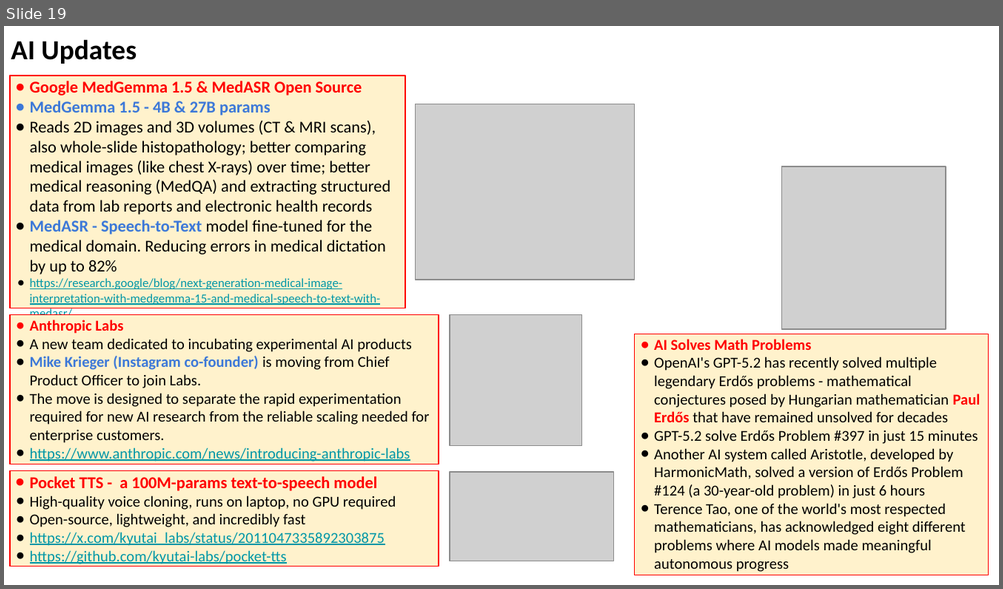
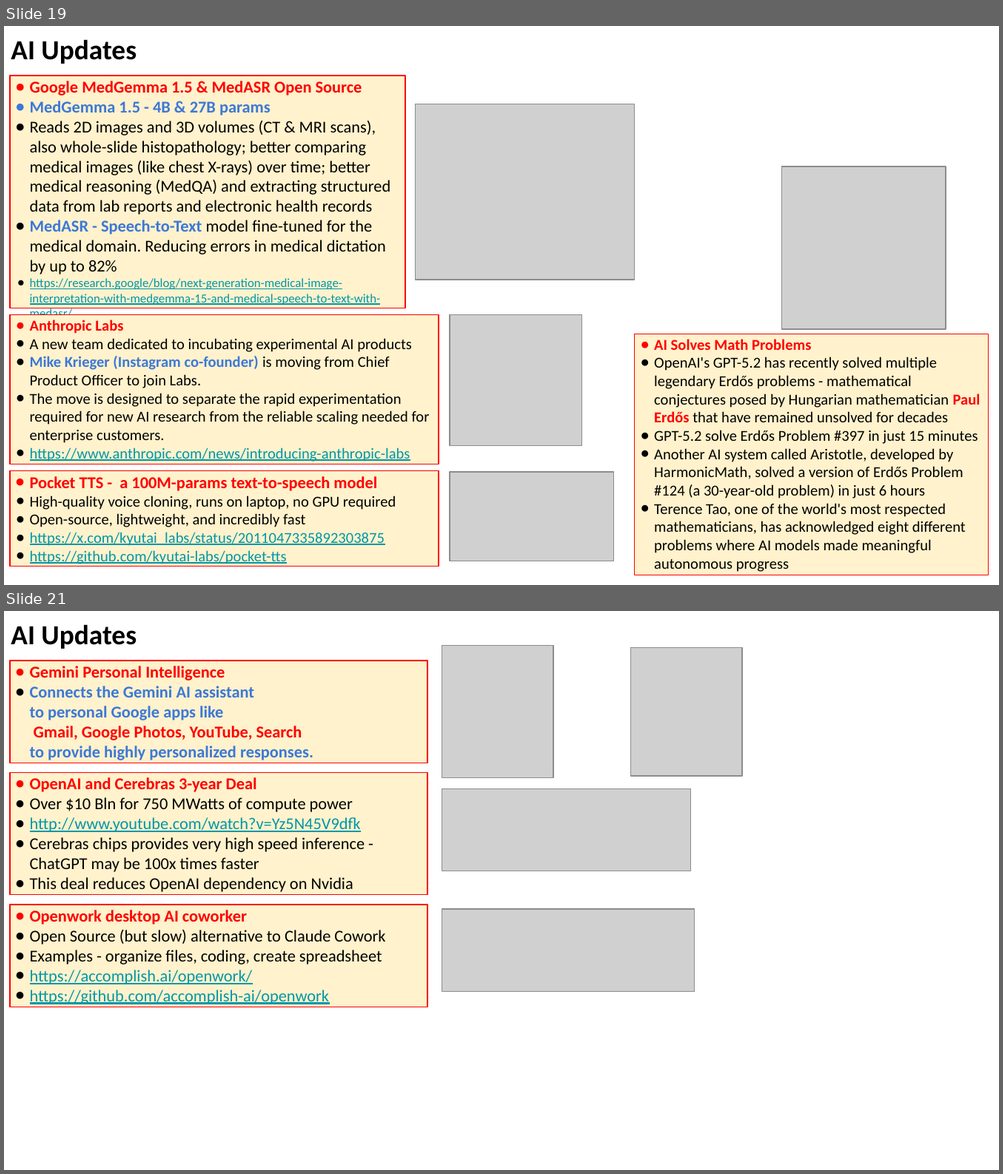
Before and after one commit to lselector/seminar, a slide deck: 2026/2026-01-16-AI-Updates.pptx. Shown one above the other, each under a label of ours: slide 19 before the commit, slides 19 and 21 after it; the slides between them are not shown. The pictures are 1003x589 and 1003x1174 pixels, drawn with LibreOffice and Linux fonts; fonts in the diff are those of the drawing; grey boxes stand for pictures. Boxes give left, top, right and bottom in pixels: in the first picture for what was removed or moved away, otherwise in the second. Text is boxed around its words. In the diff, an @@ line names an element or a change of style, - is before the commit and + after.

```diff
--- a/2026/2026-01-16-AI-Updates.pptx
+++ b/2026/2026-01-16-AI-Updates.pptx
@@ slide 21 added at [4,611,999,1170], background #FFFFFF @@
@@ text added at [11,624,136,649], 20 pt, text #000000, bold @@
+AI Updates
@@ picture added at [441,646,553,778] @@
@@ picture added at [631,648,742,776] @@
@@ rectangle added at [10,661,428,763], fill #FFF2CC, outline #FF0000 0.75 pt, 12 pt, text #3C78D8, bold @@
+● Gemini Personal Intelligence
+● Connects the Gemini AI assistant
+  to personal Google apps like
+  Gmail, Google Photos, YouTube, Search
+  to provide highly personalized responses.
@@ rectangle added at [10,772,428,894], fill #FFF2CC, outline #FF0000 0.75 pt, 12 pt, text #000000 @@
+● OpenAI and Cerebras 3-year Deal
+● Over $10 Bln for 750 MWatts of compute power
+● http://www.youtube.com/watch?v=Yz5N45V9dfk
+● Cerebras chips provides very high speed inference - ChatGPT may be 100x times faster
+● This deal reduces OpenAI dependency on Nvidia
@@ picture added at [441,789,690,871] @@
@@ rectangle added at [10,904,428,1007], fill #FFF2CC, outline #FF0000 0.75 pt, 12 pt, text #000000 @@
+● Openwork desktop AI coworker
+● Open Source (but slow) alternative to Claude Cowork
+● Examples - organize files, coding, create spreadsheet
+● https://accomplish.ai/openwork/
+● https://github.com/accomplish-ai/openwork
@@ picture added at [441,909,694,992] @@
```
Also in this commit, not shown: 8 slides changed, 3 other slides added.
